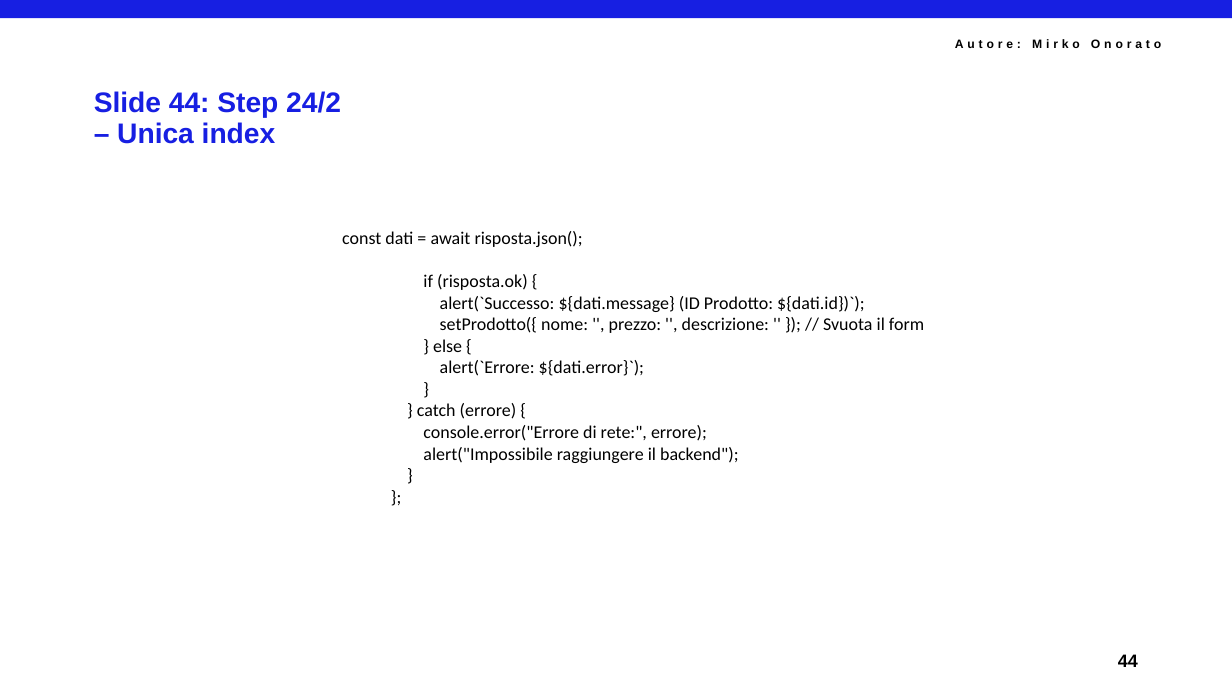
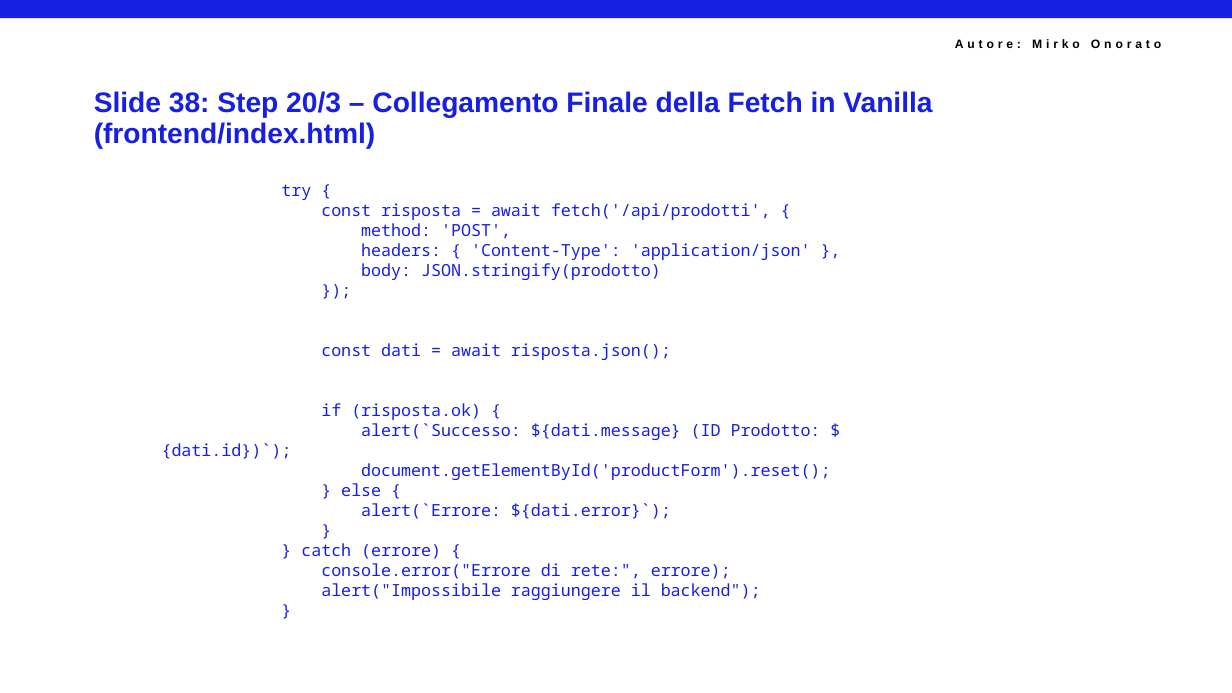
Before and after one commit to mirkoSkF/Docker-Slides, a slide deck: slide 40 of Lab 3.a - Allestimento di Nginx, Certbot e Reti in Locale.pptx (slide 46 before the commit). Drawn at 1232x693 pixels with LibreOffice and Linux fonts; fonts in the diff are those of the drawing; background and template pictures are left out. Boxes give left, top, right and bottom in pixels: in the first picture for what was removed or moved away, otherwise in the second. Text is boxed around its words. In the diff, an @@ line names an element or a change of style, - is before the commit and + after.

```diff
--- a/Lab 3.a - Allestimento di Nginx, Certbot e Reti in Locale.pptx
+++ b/Lab 3.a - Allestimento di Nginx, Certbot e Reti in Locale.pptx
@@ title at (x1=94, y1=91, x2=932, y2=149): text changed @@
-Slide 44: Step 24/2
-– Unica index
+Slide 38: Step 20/3 – Collegamento Finale della Fetch in Vanilla (frontend/index.html)
@@ text at (x1=281, y1=184, x2=830, y2=600): paragraph removed @@
-};
@@ text "try {" moved from (x1=342, y1=231, x2=924, y2=463) to (x1=281, y1=184, x2=830, y2=600) @@
@@ text at (x1=281, y1=184, x2=811, y2=280): paragraphs added @@
+try {
+const risposta = await fetch('/api/prodotti', {
+method: 'POST',
+headers: { 'Content-Type': 'application/json' },
+body: JSON.stringify(prodotto)
+});
@@ text at (x1=301, y1=343, x2=821, y2=600): size 14 to 13 pt, font Calibri to Noto Sans Mono, text colour #000000 to #171FE2 in "const dati = await risposta.json();", "if (risposta.ok) {", "alert(`Successo: ${dati.message} (ID Prodotto: ${dati.id})`) ...", "} else {" and 6 more places @@
@@ text at (x1=361, y1=463, x2=830, y2=480): text changed; size 14 to 13 pt; font Calibri to Noto Sans Mono; text colour #000000 to #171FE2 @@
-setProdotto({ nome: '', prezzo: '', descrizione: '' }); // Svuota il form
+document.getElementById('productForm').reset();
@@ text removed at (x1=1118, y1=654, x2=1138, y2=667) @@
-44
```
Also in this commit, not shown: 35 other slides changed, 2 slides added, 9 slides removed.
